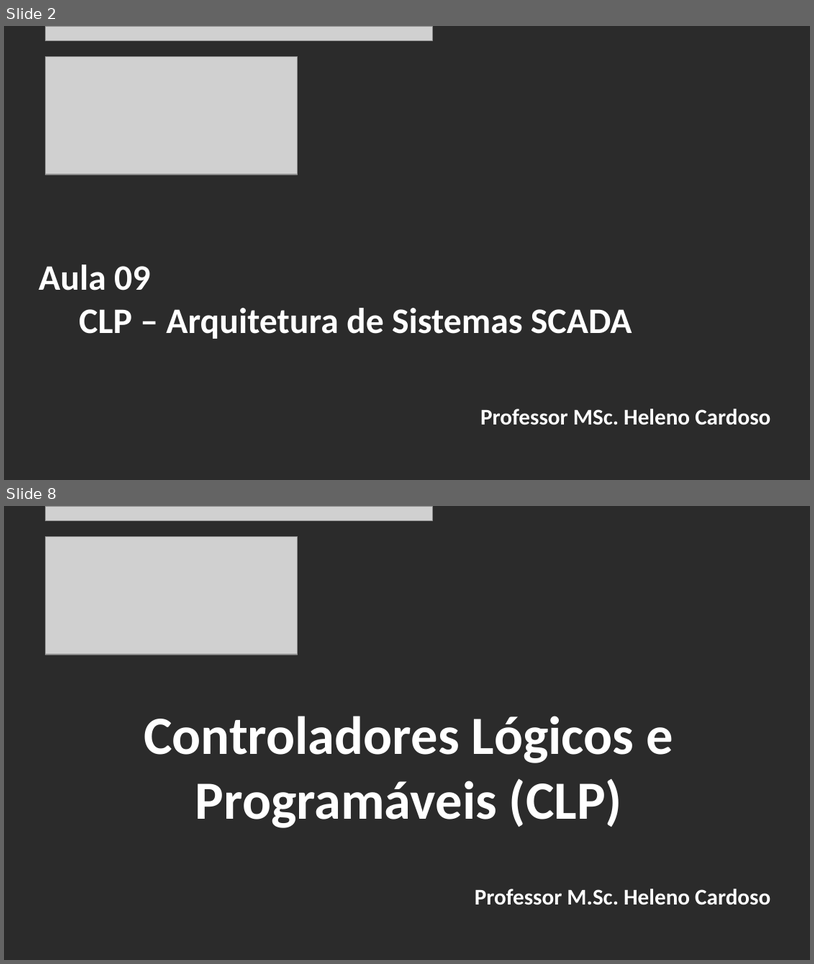
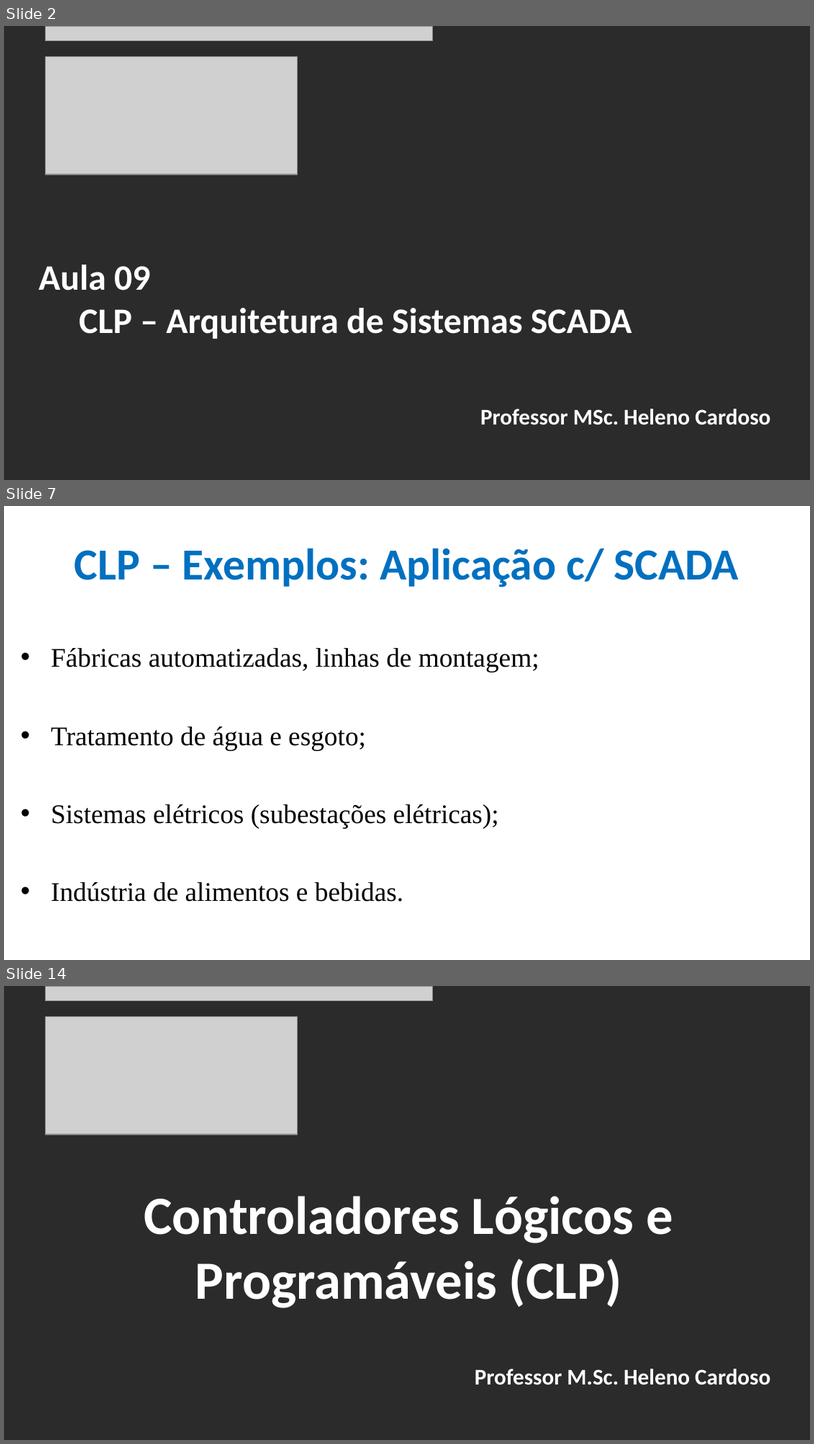
Before and after one commit to CloudEducationBrazil/WydenUniRuyControladoresLogicosProgCLP, a slide deck: 01 Classes/Aula9 - CLP - Arquitetura de Sistemas SCADA.pptx. Shown one above the other, each under a label of ours: slides 2 and 8 before the commit, slides 2, 7 and 14 after it; the slides between them are not shown. The pictures are 814x964 and 814x1444 pixels, drawn with LibreOffice and Linux fonts; fonts in the diff are those of the drawing; grey boxes stand for pictures; background and template pictures are left out; a plain dark background stands for a picture behind light text. Boxes give left, top, right and bottom in pixels: in the first picture for what was removed or moved away, otherwise in the second. Text is boxed around its words. In the diff, an @@ line names an element or a change of style, - is before the commit and + after.

```diff
--- a/01 Classes/Aula9 - CLP - Arquitetura de Sistemas SCADA.pptx
+++ b/01 Classes/Aula9 - CLP - Arquitetura de Sistemas SCADA.pptx
@@ slide 7 added at [4, 506, 810, 960], background picture (left out) @@
@@ title added at [75, 548, 739, 587], 39.6 pt, text #0070C0, bold @@
+CLP – Exemplos: Aplicação c/ SCADA
@@ text added at [51, 648, 540, 901], 24 pt, text #000000 @@
+• Fábricas automatizadas, linhas de montagem;
+• Tratamento de água e esgoto;
+• Sistemas elétricos (subestações elétricas);
+• Indústria de alimentos e bebidas.
@@ what was slide 8 is now slide 14 @@
```
Also in this commit, not shown: 5 slides changed, 5 other slides added.
